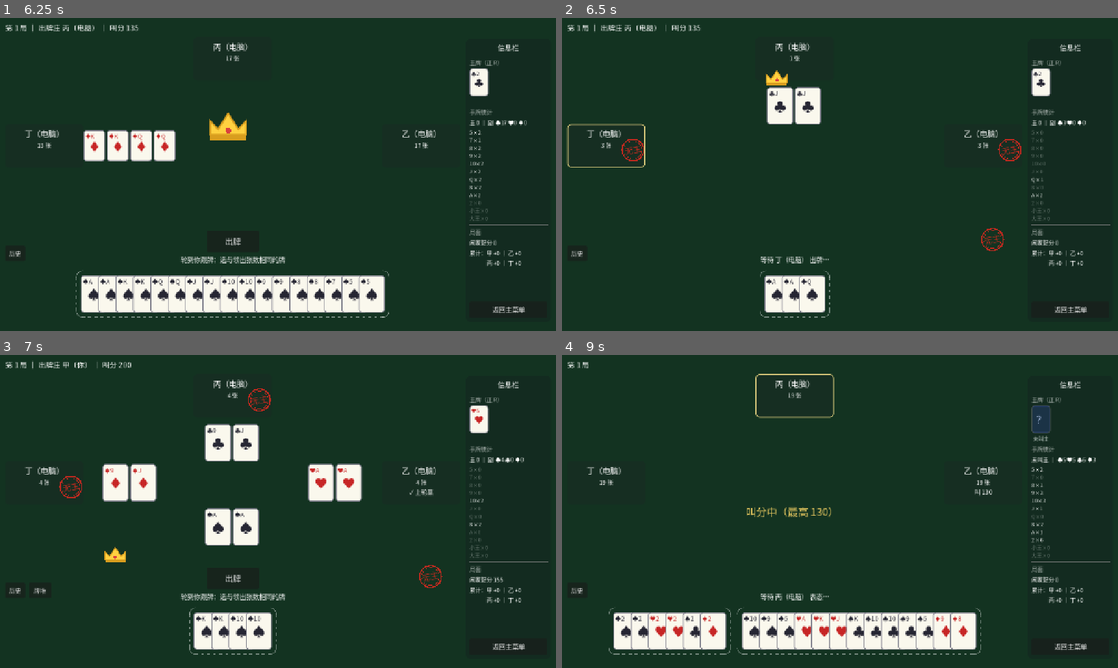
Above: before the commit, frames 1-4 (two rows, left to right).
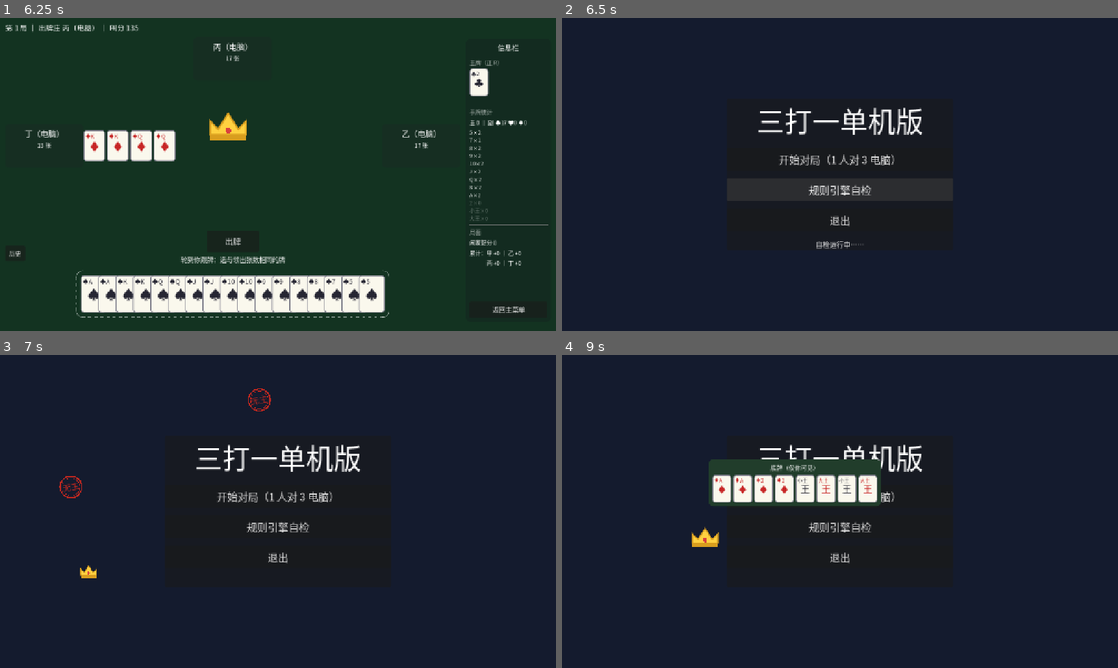
Above: after the commit, the same moments.

Repository: longy1/three-beat-one
Game: Godot game, scene res://scene/main_menu.tscn
Two runs of this game, one before a commit and one after it. Both use one fixed random seed, a clock stepped at 60 frames per second and the inputs below.
Inputs (mouse positions are in pixels of both pictures, inside the frame that each line leads up to):
- Up to frame 1 (6.25 s): click "开始对局（1 人对 3 电脑）" at 0.5 s; click "叫 135" at 1.25 s; click "返回主菜单" at 2 s; click "开始对局（1 人对 3 电脑）" at 2.75 s; click "叫 140" at 3.5 s; click "历史" at 4.25 s; click "返回主菜单" at 5 s; click "规则引擎自检" at 5.75 s
- Up to frame 2 (6.5 s): no input
- Up to frame 3 (7 s): click (505, 646) at 6.5 s, where only the run before the commit has a clickable "返回主菜单"
- Up to frame 4 (9 s): click (751, 536) at 7.25 s, where only the run before the commit has a clickable "下一局"; click "历史" at 8 s; click "出牌" (after the commit: "返回主菜单") at 8.75 s

Frame 1 is identical in both runs. In frame 2, 23% of the frame differs, in the area x 0-99%, y 1-96%; in frame 3, 25%; in frame 4, 27%.
Error in both runs: Invalid access to property or key 'cards' on a base object of type 'RefCounted (Card)'. (res://core/ai_play.gd:179)

Commit message:
ai: 庄家支持 7.3 甩牌（三家公示无主甩全部主牌压缩闲家）；闲家领出破坏庄家副牌——组合加成庄家持有花色、单张试探（确定剩牌领该门大牌出分试探/不确定领 A/Q 大牌）

Diff:
--- a/core/ai_play.gd
+++ b/core/ai_play.gd
@@ -207,14 +207,17 @@
 	return voids
 
 
-## 领出策略（2026-11-17 角色化重写）：
-## - 庄家：①握顶张（大王对/四王）先出最高常主对勾引（藏强牌诱闲家下分/耗牌）
+## 领出策略（2026-11-17 角色化重写 + 甩牌与破坏副牌增补）：
+## - 庄家：⓪三家均已公示无主 → 7.3 甩出全部主牌（一轮逼三家各垫 n 张，压缩闲家牌力）
+##   ①握顶张（大王对/四王）先出最高常主对勾引（藏强牌诱闲家下分/耗牌）
 ##   ②弱主（无王 ≤5 张）且有副对 → 先出最小主牌单张逼闲家放主
 ##   ③逼空（≥2 闲家公示无主）→ 出最大副牌组合闯
 ##   ④开局（手牌 ≥12）有 Q 以上副对 → 提前闯（防主牌不够大时被单张拆散）
 ##   ⑤默认：最强完整组合（拖 > 对 > 单）
-## - 闲家：不主动领主牌对/拖（除非无副牌、庄家已公示无主）；副牌领出优先
-##   队友已缺失的花色（可放心喂分），避开庄家已缺失的花色（防小杀）；无组合时领最大单张
+## - 闲家：不主动领主牌对/拖（除非无副牌、庄家已公示无主）；副牌组合优先
+##   队友已缺失的花色（可放心喂分），避开庄家已缺失的花色（防小杀），
+##   并加成「庄家还持有」的花色（持续磨其副牌）；无组合时单张试探破坏庄家副牌：
+##   确定庄家剩某副花色 → 领该门最大牌（带分即出分试探）；不确定 → 领 A/Q 级大牌
 static func _choose_lead(hand: Array, trump: TrumpInfo, seat: int, banker_seat: int,
 		history: Array = [], trump_void: Array = [false, false, false, false]) -> Array:
 	var trump_pairs := FollowRule.list_pairs(hand, TrumpInfo.CLASS_TRUMP, trump)
@@ -259,6 +262,15 @@
 		for pair in trump_pairs:
 			if not pair[0].is_joker() and trump.is_permanent_trump(pair[0]):
 				permanent_pairs.append(pair)
+		# ⓪ 7.3 甩牌（2026-11-17）：三家均已公示无主 → 甩出全部主牌。
+		# 甩 n 张逼三家各垫 n 张（一轮挤压 3n 张），闲家手里的分牌会被强制垫出而作废；
+		# 闲家皆无主后我方余下的副牌组合本就稳赢，无须再留主配合。
+		if defenders_void >= 3 and trump_count >= 2:
+			var dump: Array = []
+			for c in hand:
+				if trump.is_trump(c):
+					dump.append(c)
+			return dump
 		# ① 藏强勾引：握顶张且另有常主对 → 先出最高常主对（顶张留到后手收割）
 		if holds_joker_pair and not permanent_pairs.is_empty():
 			permanent_pairs.sort_custom(_pair_power_desc(trump))
@@ -295,9 +307,11 @@
 			return best_trump
 		if not trump_tractors.is_empty():
 			return best_trump
-	# 副牌组合评分：队友缺失花色加成（可放心喂分），庄家缺失花色减分（防小杀）
+	# 副牌组合评分：队友缺失花色加成（可放心喂分），庄家缺失花色减分（防小杀），
+	# 庄家还持有的花色加成（2026-11-17：持续消耗其副牌，直到底牌被磨干）
 	if not side_combos.is_empty():
 		var voids := _infer_suit_voids(history, trump)
+		var banker_held: Dictionary = _banker_held_suits(history, trump, banker_seat, voids)
 		var best_side: Dictionary = side_combos[0]
 		var best_score := -1.0
 		for sc in side_combos:
@@ -309,14 +323,84 @@
 					score += 300.0
 			if voids.has(banker_seat) and voids[banker_seat].has(sc.suit):
 				score -= 200.0
+			if banker_held.has(sc.suit):
+				score += 150.0
 			if score > best_score:
 				best_score = score
 				best_side = sc
 		return best_side.cards
+	# 无副牌组合 → 单张试探破坏庄家副牌（2026-11-17）：
+	#   确定庄家剩某副花色 → 领该花色最大牌（带分即为出分试探，逼庄家杀分或持续跟牌减薄）
+	#   不确定庄家剩什么 → 领 A/Q 级大牌试探（庄家跟牌减薄，或被迫杀主消耗）
+	var probe_voids := _infer_suit_voids(history, trump)
+	var probe := _banker_probe_card(hand, trump, banker_seat,
+		_banker_held_suits(history, trump, banker_seat, probe_voids), probe_voids)
+	if not probe.is_empty():
+		return probe
 	if not has_side and (not trump_pairs.is_empty() or not trump_tractors.is_empty()):
 		# 无副牌可打：领主牌组合（例外许可）
 		return _best_combo(hand, trump, trump_pairs, trump_tractors, [])
 	return _best_combo(hand, trump, trump_pairs, trump_tractors, [])
+
+
+## 从历史收集「庄家持有过」的副花色（跟/领/打尽过该花色即算持有证据）；
+## 已被推断缺门的排除。返回 { suit: true }
+static func _banker_held_suits(history: Array, trump: TrumpInfo, banker_seat: int,
+		voids: Dictionary) -> Dictionary:
+	var held := {}
+	for th in history:
+		var plays: Array = th.plays
+		if plays.is_empty():
+			continue
+		var lead := Combo.detect(plays[0].cards, trump)
+		if lead == null or lead.suit == TrumpInfo.CLASS_TRUMP:
+			continue
+		var s: int = lead.suit
+		for p in plays:
+			if p.seat != banker_seat:
+				continue
+			for c in p.cards:
+				if trump.effective_suit(c) == s:
+					held[s] = true
+	if voids.has(banker_seat):
+		for s in voids[banker_seat]:
+			held.erase(s)
+	return held
+
+
+## 单张试探领出（破坏庄家副牌）：返回试探牌或空数组
+static func _banker_probe_card(hand: Array, trump: TrumpInfo, banker_seat: int,
+		banker_held: Dictionary, voids: Dictionary) -> Array:
+	var best_by_suit := {}  # suit -> Card（我方该副花色最大牌）
+	for c in hand:
+		var s := trump.effective_suit(c)
+		if s == TrumpInfo.CLASS_TRUMP:
+			continue
+		if not best_by_suit.has(s) or trump.card_power(c) > trump.card_power(best_by_suit[s]):
+			best_by_suit[s] = c
+	if best_by_suit.is_empty():
+		return []
+	# 确定庄家还剩的花色：挑我方顶牌最强的一门（顶牌带分即为出分试探）
+	var probe: Card = null
+	for s in banker_held:
+		if voids.has(banker_seat) and voids[banker_seat].has(s):
+			continue  # 已被推断缺门 → 不再试探该门
+		var c: Card = best_by_suit.get(s)
+		if c == null:
+			continue
+		if probe == null or trump.card_power(c) > trump.card_power(probe):
+			probe = c
+	if probe != null:
+		return [probe]
+	# 不确定庄家剩什么：领 A/Q 级大牌试探
+	var top: Card = null
+	for s in best_by_suit:
+		var c: Card = best_by_suit[s]
+		if top == null or trump.card_power(c) > trump.card_power(top):
+			top = c
+	if top != null and top.rank >= Card.RANK_Q:
+		return [top]
+	return []
 
 
 ## 最强完整组合（拖拉机 > 对子 > 单张；原始贪心口径）
--- a/test/test_ai_policy.gd
+++ b/test/test_ai_policy.gd
@@ -238,8 +238,12 @@
 		C(Card.Suit.DIAMOND, Card.RANK_7, 0)]
 	var lead := AiPlay.choose_play(hand, t, [], 2, 2)
 	test.eq(lead, [hand[0]], "弱主（无王 2 张）+ 有副对 → 先出最小主牌单张逼主")
-	var drained := AiPlay.choose_play(hand, t, [], 2, 2, [], [true, true, false, true])
-	test.eq(drained, [hand[2], hand[3]], "≥2 闲家公示无主 → 改闯最大副牌 ♥KK")
+	# 2026-11-17：三家全公示无主 → 触发 7.3 甩牌（甩出全部主牌压缩闲家）
+	var dump := AiPlay.choose_play(hand, t, [], 2, 2, [], [true, true, false, true])
+	test.eq(dump, [hand[0], hand[1]], "三家公示无主 → 甩出全部主牌（7.3）")
+	# 仅逼空 2 家（尚有一家可能有主）→ 不甩牌，改闯最大副牌
+	var drained := AiPlay.choose_play(hand, t, [], 2, 2, [], [true, true, false, false])
+	test.eq(drained, [hand[2], hand[3]], "≥2 闲家公示无主但未全空 → 改闯最大副牌 ♥KK")
 
 
 ## 庄家开局提前闯中坚副对（防主牌不够大时被闲家单张拆散）
@@ -270,3 +274,44 @@
 		winner = 0}]
 	var hold := AiPlay.choose_play(hand, t, plays, 1, 2, seen_all)
 	test.eq(hold, [hand[0]], "四王已全部现身（确定压不住）→ 垫无分的 ♥7 保留分牌")
+
+
+## 甩牌含主牌对子时拆为单张一并甩出（7.3：任意张主牌单牌）
+func test_banker_dump_includes_trump_pair(test) -> void:
+	var t := TrumpInfo.new(Card.Suit.SPADE, Card.RANK_9)
+	var hand := [C(Card.Suit.SPADE, Card.RANK_9, 0), C(Card.Suit.SPADE, Card.RANK_9, 1),
+		C(Card.Suit.SPADE, Card.RANK_J, 0), C(Card.Suit.HEART, Card.RANK_K, 0), C(Card.Suit.HEART, Card.RANK_K, 1)]
+	var dump := AiPlay.choose_play(hand, t, [], 2, 2, [], [true, true, false, true])
+	test.eq(dump, [hand[0], hand[1], hand[2]], "甩牌 = 全部主牌（主牌对拆作两张单张）")
+	test.eq(dump.size(), hand.size() - 2, "副牌 ♥KK 留待甩后稳赢轮次")
+
+
+## 闲家单张试探 ①：确定庄家还剩 ♣ → 领该门最大牌 ♣K（出分试探）
+func test_defender_probes_banker_held_suit(test) -> void:
+	var t := TrumpInfo.new(Card.Suit.SPADE, Card.RANK_9)
+	var hand := [C(Card.Suit.CLUB, Card.RANK_K, 0), C(Card.Suit.CLUB, Card.RANK_5, 0),
+		C(Card.Suit.HEART, Card.RANK_A, 0), C(Card.Suit.DIAMOND, Card.RANK_7, 0)]
+	var history := [{plays = [
+		{seat = 0, cards = [C(Card.Suit.CLUB, Card.RANK_7, 0), C(Card.Suit.CLUB, Card.RANK_7, 1)], role = FollowRule.Role.LEAD},
+		{seat = 1, cards = [C(Card.Suit.HEART, Card.RANK_8, 0), C(Card.Suit.DIAMOND, Card.RANK_J, 0)], role = FollowRule.Role.DISCARD},
+		{seat = 2, cards = [C(Card.Suit.CLUB, Card.RANK_J, 0), C(Card.Suit.CLUB, Card.RANK_Q, 0)], role = FollowRule.Role.FOLLOW_TYPE},
+		{seat = 3, cards = [C(Card.Suit.CLUB, Card.RANK_8, 0), C(Card.Suit.CLUB, Card.RANK_9, 0)], role = FollowRule.Role.FOLLOW_TYPE}], winner = 2}]
+	var lead := AiPlay.choose_play(hand, t, [], 1, 2, history)
+	test.eq(lead, [hand[0]], "庄家跟过 ♣（确定还剩）→ 领 ♣K 出分试探")
+
+
+## 闲家单张试探 ②：不确定庄家剩什么 → 领 A 级大牌试探
+func test_defender_probes_uncertain_high_card(test) -> void:
+	var t := TrumpInfo.new(Card.Suit.SPADE, Card.RANK_9)
+	var hand := [C(Card.Suit.HEART, Card.RANK_A, 0), C(Card.Suit.CLUB, Card.RANK_7, 0),
+		C(Card.Suit.DIAMOND, Card.RANK_5, 0), C(Card.Suit.SPADE, Card.RANK_5, 0)]
+	var lead := AiPlay.choose_play(hand, t, [], 1, 2)
+	test.eq(lead, [hand[0]], "无庄家花色情报 → 领 ♠ 之外最大的 ♥A 试探（旧版会领主牌 ♠5）")
+
+
+## 闲家单张试探 ③：无 A/Q 级牌可试探 → 回退默认（最强单张）
+func test_defender_no_probe_with_low_cards(test) -> void:
+	var t := TrumpInfo.new(Card.Suit.SPADE, Card.RANK_9)
+	var hand := [C(Card.Suit.HEART, Card.RANK_7, 0), C(Card.Suit.CLUB, Card.RANK_8, 0)]
+	var lead := AiPlay.choose_play(hand, t, [], 1, 2)
+	test.eq(lead, [hand[1]], "无 A/Q 试探资本 → 回退默认最强单张 ♣8")
Not shown, changed: AGENTS.md
Not shown, changed: doc/三打哈-Godot工程计划.md
